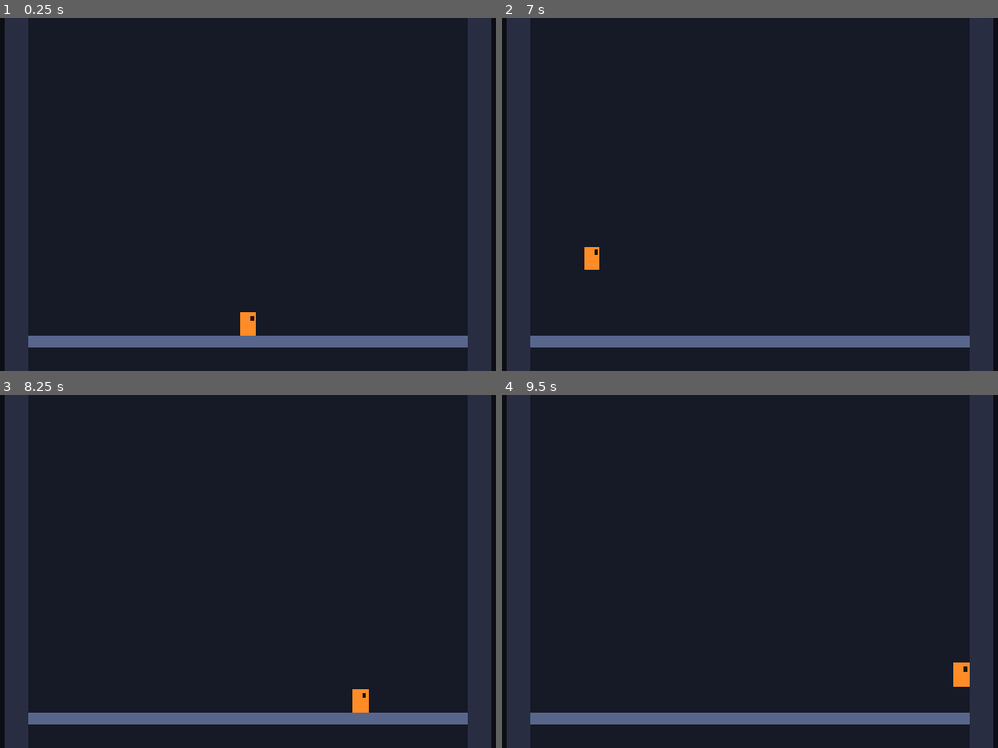
Above: before the commit, frames 1-4 (two rows, left to right).
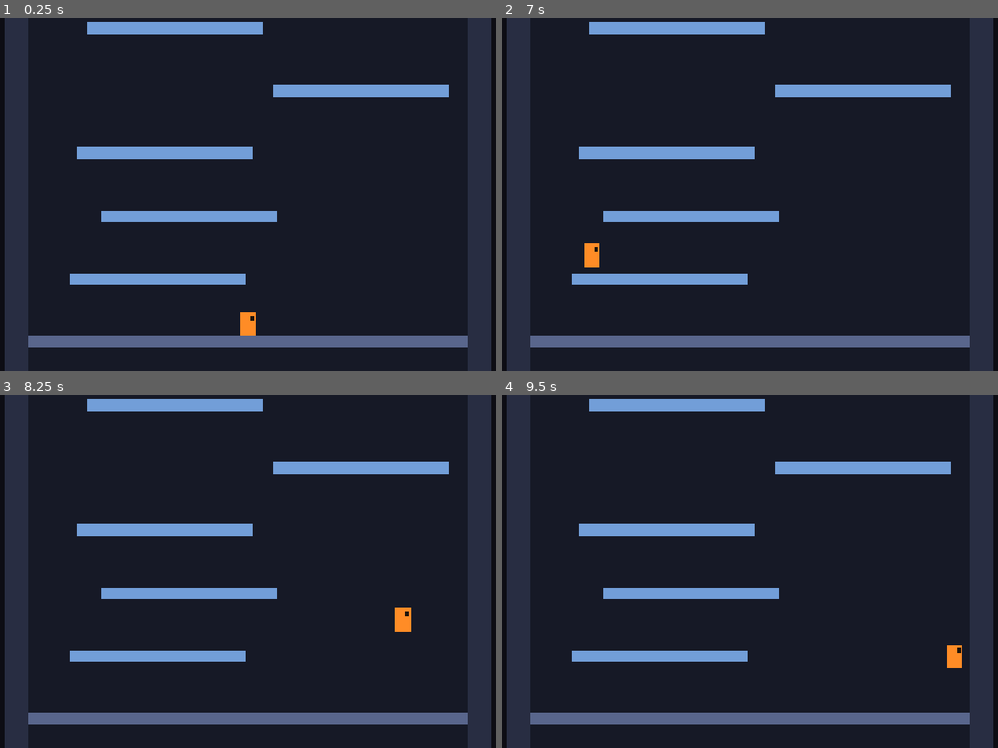
Above: after the commit, the same moments.

Repository: tahapek5454/Tower-Climb
Game: Godot game, scene res://scenes/main.tscn
Two runs of this game, one before a commit and one after it. Both use one fixed random seed, a clock stepped at 60 frames per second and the inputs below.
Inputs (mouse positions are in pixels of both pictures, inside the frame that each line leads up to):
- Up to frame 1 (0.25 s): no input
- Up to frame 2 (7 s): tap Enter at 0.5 s; move the mouse to (888, 176) at 0.52 s; hold Right (move_right) 0.53-2.03 s; click (888, 176) at 0.67 s; tap Space (jump) at 0.77, 1.52, 3.02, 3.77, 4.52, 6.02, 6.77 s; move the mouse to (626, 212) at 1.27 s; move the mouse to (814, 116) at 2.02 s; hold Left (move_left) 2.03-2.78 s; move the mouse to (720, 265) at 2.77 s; hold Right (move_right) 2.78-4.28 s; click (720, 265) at 2.92 s; move the mouse to (938, 247) at 3.52 s; move the mouse to (561, 141) at 4.27 s; hold Left (move_left) 4.28-5.03 s; move the mouse to (779, 194) at 5.02 s; hold Right (move_right) 5.03-5.78 s; click (779, 194) at 5.17 s; move the mouse to (655, 106) at 5.77 s; hold Left (move_left) from 5.78 s (still down); move the mouse to (888, 176) at 6.52 s
- Up to frame 3 (8.25 s): move the mouse to (124, 589) at 7.27 s; release Left (move_left) at 7.28 s; hold Right (move_right) from 7.28 s (still down); click (124, 589) at 7.42 s; tap Space (jump) at 7.52 s; move the mouse to (312, 493) at 8.02 s
- Up to frame 4 (9.5 s): keep holding Right (move_right); move the mouse to (720, 642) at 8.77 s; tap Space (jump) at 9.02 s

The runs differ from the first frame. In frame 1, 6.0% of the frame differs, in the area x 14-91%, y 1-76%; in frame 2, 6.0%; in frame 3, 6.4%, in the area x 14-91%, y 1-90%; in frame 4, 6.4%.

Commit message:
feat: tek yönlü platformlar ve sonsuz platform üretimi eklendi
Co-Authored-By: Claude Opus 5.5 <noreply@anthropic.com>

Diff:
--- a/scripts/main.gd
+++ b/scripts/main.gd
@@ -16,12 +16,21 @@
 	tower.name = "Tower"
 	add_child(tower)
 
+	var spawner := PlatformSpawner.new()
+	spawner.name = "Platforms"
+	add_child(spawner)
+
 	_player = PLAYER_SCENE.instantiate() as Player
 	_player.position = Vector2.ZERO
 	add_child(_player)
 
-	# Sabit kamera; kayma davranışı kamera maddesinde eklenecek.
 	_camera = Camera2D.new()
 	_camera.name = "Camera"
 	_camera.position = Vector2(0.0, Tuning.GROUND_SCREEN_MARGIN - Tuning.VIEW_HEIGHT * 0.5)
 	add_child(_camera)
+
+
+func _physics_process(_delta: float) -> void:
+	# GEÇİCİ: kamera oyuncuyu sadece yukarı doğru, ekran ortasında izler.
+	# Gerçek davranış (bekleme, hızlanan kayma, yakalama bölgesi) kamera maddesinde.
+	_camera.position.y = minf(_camera.position.y, _player.position.y)
--- a/scripts/tuning.gd
+++ b/scripts/tuning.gd
@@ -52,6 +52,16 @@
 const PLATFORM_WIDTH_MIN: float = 140.0
 ## Her bu kadar katta bir tam genişlikte bölüm platformu.
 const SECTION_FLOOR_INTERVAL: int = 100
+## Platform genişliği bu kata kadar MAX'tan MIN'e doğrusal daralır.
+const PLATFORM_NARROW_FLOORS: int = 300
+## Ardışık iki platformun kenarları arasındaki en fazla yatay boşluk (ulaşılabilirlik).
+const PLATFORM_MAX_EDGE_GAP: float = 200.0
+## Ekranın üst kenarının bu kadar üstüne kadar platform hazır tutulur.
+const PLATFORM_SPAWN_AHEAD: float = VIEW_HEIGHT
+## Ekranın alt kenarından bu kadar aşağıda kalan platformlar silinir.
+const PLATFORM_DESPAWN_MARGIN: float = 256.0
+## Tek yönlü çarpışma payı; hızlı düşüşte platformun içinden geçmeyi önler.
+const PLATFORM_ONE_WAY_MARGIN: float = 8.0
 
 # --- Kamera ---
 ## Kamera bu kata ulaşılınca kaymaya başlar.
--- /dev/null
+++ b/scripts/world/platform.gd
@@ -0,0 +1,31 @@
+class_name Platform
+extends StaticBody2D
+## Tek yönlü platform: alttan geçilir, üstüne basılır. Orijin üst yüzeyin ortasında.
+
+const COLOR := Color(0.45, 0.62, 0.85)
+const SECTION_COLOR := Color(0.95, 0.80, 0.35)
+
+var floor_number: int = 0
+var width: float = 0.0
+
+
+## add_child'dan önce çağrılır; çarpışma şeklini ve görseli kurar.
+func setup(p_floor_number: int, p_width: float) -> void:
+	floor_number = p_floor_number
+	width = p_width
+	var size := Vector2(width, Tuning.PLATFORM_THICKNESS)
+	var center := Vector2(0.0, size.y * 0.5)
+
+	var shape := RectangleShape2D.new()
+	shape.size = size
+	var collider := CollisionShape2D.new()
+	collider.shape = shape
+	collider.position = center
+	collider.one_way_collision = true
+	collider.one_way_collision_margin = Tuning.PLATFORM_ONE_WAY_MARGIN
+	add_child(collider)
+
+	var color: Color = SECTION_COLOR if PlatformRules.is_section_floor(floor_number) else COLOR
+	var visual: Polygon2D = Tower.make_rect_visual(size, color)
+	visual.position = center
+	add_child(visual)
--- /dev/null
+++ b/scripts/world/platform_rules.gd
@@ -0,0 +1,45 @@
+class_name PlatformRules
+extends RefCounted
+## Platform üretim kuralları. Saf mantık: sahneye dokunmaz, test edilebilir.
+## Kat 0 zemindir; platformlar kat 1'den başlar.
+
+
+## Katın üst yüzeyinin dünya y'si (yukarı = -y).
+static func floor_y(floor_number: int) -> float:
+	return -floor_number * Tuning.FLOOR_SPACING
+
+
+## Her SECTION_FLOOR_INTERVAL katta bir tam genişlikte bölüm platformu.
+static func is_section_floor(floor_number: int) -> bool:
+	return floor_number > 0 and floor_number % Tuning.SECTION_FLOOR_INTERVAL == 0
+
+
+## Yükseldikçe daralan genişlik; kule genişliğini asla aşmaz.
+static func width_for_floor(floor_number: int) -> float:
+	if is_section_floor(floor_number):
+		return Tuning.TOWER_WIDTH
+	var t: float = clampf(float(floor_number - 1) / Tuning.PLATFORM_NARROW_FLOORS, 0.0, 1.0)
+	var width: float = lerpf(Tuning.PLATFORM_WIDTH_MAX, Tuning.PLATFORM_WIDTH_MIN, t)
+	return minf(width, Tuning.TOWER_WIDTH)
+
+
+## Platform merkezinin duvarlara taşmadan alabileceği en büyük |x|.
+static func center_limit(width: float) -> float:
+	return maxf((Tuning.TOWER_WIDTH - width) * 0.5, 0.0)
+
+
+## Önceki platformdan ulaşılabilir merkez aralığı: Vector2(en_az, en_çok).
+## Kenarlar arası boşluk PLATFORM_MAX_EDGE_GAP'i geçmez; aralık asla boş değildir.
+static func reachable_center_range(prev_center: float, prev_width: float, width: float) -> Vector2:
+	var reach: float = (prev_width + width) * 0.5 + Tuning.PLATFORM_MAX_EDGE_GAP
+	var limit: float = center_limit(width)
+	return Vector2(maxf(prev_center - reach, -limit), minf(prev_center + reach, limit))
+
+
+## Yeni platformun merkezi: bölüm platformu ortada, diğerleri ulaşılabilir aralıkta rastgele.
+static func next_center(floor_number: int, prev_center: float, prev_width: float,
+		width: float, rng: RandomNumberGenerator) -> float:
+	if is_section_floor(floor_number):
+		return 0.0
+	var range_x: Vector2 = reachable_center_range(prev_center, prev_width, width)
+	return rng.randf_range(range_x.x, range_x.y)
--- /dev/null
+++ b/scripts/world/platform_spawner.gd
@@ -0,0 +1,54 @@
+class_name PlatformSpawner
+extends Node2D
+## Kamerayı izler: ekranın üstünde platformları hazır tutar, altta kalanları siler.
+
+var _rng := RandomNumberGenerator.new()
+## Üretilecek bir sonraki kat (kat 0 zemin).
+var _next_floor: int = 1
+var _prev_center: float = 0.0
+## Zemin tam genişlikte olduğu için ilk platform her yere konabilir.
+var _prev_width: float = Tuning.TOWER_WIDTH
+## Aşağıdan yukarıya sıralı (eski olan başta).
+var _platforms: Array[Platform] = []
+
+
+func _ready() -> void:
+	_rng.randomize()
+
+
+func _physics_process(_delta: float) -> void:
+	var camera: Camera2D = get_viewport().get_camera_2d()
+	if camera == null:
+		return
+	var center_y: float = camera.get_screen_center_position().y
+	var half_height: float = Tuning.VIEW_HEIGHT * 0.5
+	_spawn_up_to(center_y - half_height - Tuning.PLATFORM_SPAWN_AHEAD)
+	_despawn_below(center_y + half_height + Tuning.PLATFORM_DESPAWN_MARGIN)
+
+
+func platform_count() -> int:
+	return _platforms.size()
+
+
+func _spawn_up_to(top_y: float) -> void:
+	while PlatformRules.floor_y(_next_floor) > top_y:
+		_spawn(_next_floor)
+		_next_floor += 1
+
+
+func _spawn(floor_number: int) -> void:
+	var width: float = PlatformRules.width_for_floor(floor_number)
+	var center: float = PlatformRules.next_center(floor_number, _prev_center, _prev_width, width, _rng)
+	var platform := Platform.new()
+	platform.name = "Floor%d" % floor_number
+	platform.setup(floor_number, width)
+	platform.position = Vector2(center, PlatformRules.floor_y(floor_number))
+	add_child(platform)
+	_platforms.append(platform)
+	_prev_center = center
+	_prev_width = width
+
+
+func _despawn_below(bottom_y: float) -> void:
+	while not _platforms.is_empty() and _platforms[0].position.y > bottom_y:
+		_platforms.pop_front().queue_free()
--- a/scripts/world/tower.gd
+++ b/scripts/world/tower.gd
@@ -16,7 +16,7 @@
 	add_child(_walls)
 
 	var interior_size := Vector2(Tuning.TOWER_WIDTH, Tuning.WALL_HEIGHT)
-	_walls.add_child(_make_rect_visual(interior_size, INTERIOR_COLOR))
+	_walls.add_child(make_rect_visual(interior_size, INTERIOR_COLOR))
 
 	var wall_size := Vector2(Tuning.WALL_THICKNESS, Tuning.WALL_HEIGHT)
 	var wall_x: float = (Tuning.TOWER_WIDTH + Tuning.WALL_THICKNESS) * 0.5
@@ -46,11 +46,12 @@
 	collider.shape = shape
 	body.add_child(collider)
 
-	body.add_child(_make_rect_visual(size, color))
+	body.add_child(make_rect_visual(size, color))
 	return body
 
 
-func _make_rect_visual(size: Vector2, color: Color) -> Polygon2D:
+## Orijinde ortalanmış düz renkli dikdörtgen.
+static func make_rect_visual(size: Vector2, color: Color) -> Polygon2D:
 	var half: Vector2 = size * 0.5
 	var polygon := Polygon2D.new()
 	polygon.color = color
Not shown, added: scripts/world/platform.gd.uid
Not shown, added: scripts/world/platform_rules.gd.uid
Not shown, added: scripts/world/platform_spawner.gd.uid
Not shown, changed: docs/PROGRESS.md
